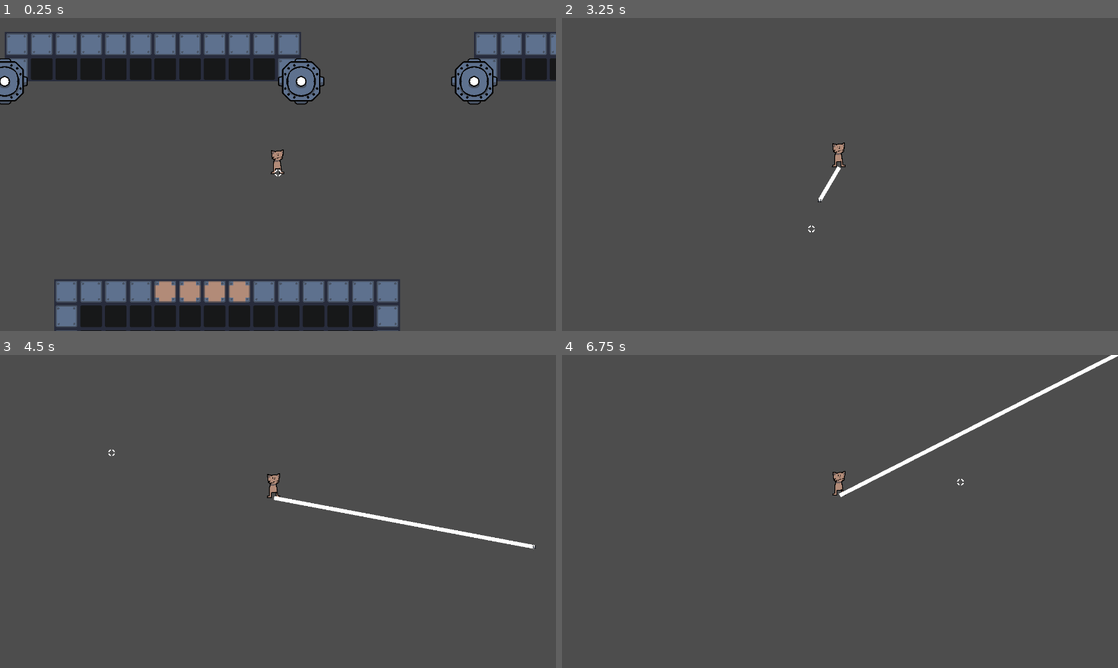
Above: before the commit, frames 1-4 (two rows, left to right).
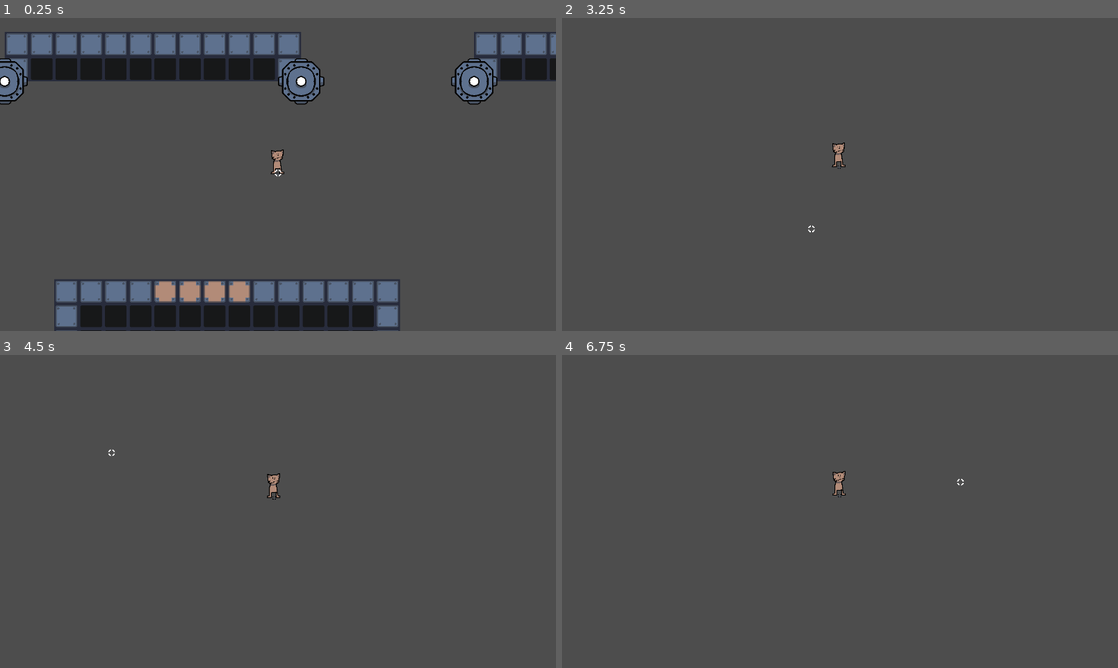
Above: after the commit, the same moments.

Repository: ToxicPoison/rocket-hand-hero
Game: Godot game, scene res://levels/test/test.tscn
Two runs of this game, one before a commit and one after it. Both use one fixed random seed, a clock stepped at 60 frames per second and the inputs below. The project has no main scene, so this scene is started directly.
Inputs (mouse positions are in pixels of both pictures, inside the frame that each line leads up to):
- Up to frame 1 (0.25 s): no input
- Up to frame 2 (3.25 s): move the mouse to (962, 158) at 0.52 s; press the mouse at (962, 158) at 0.53 s; right-click (962, 158) at 0.77 s; tap Middle mouse button (grapple, bound only before the commit) at 0.8, 1.35, 3.05 s; right-click (962, 158) at 1.07 s; move the mouse to (728, 190) at 1.27 s; release the mouse at (728, 190) at 1.28 s; right-click (728, 190) at 1.52 s; right-click (728, 190) at 1.55 s; right-click (728, 190) at 1.82 s; move the mouse to (895, 105) at 2.02 s; hold Right mouse button (jump) 2.03-2.78 s; click (895, 105) at 2.3 s; move the mouse to (812, 237) at 2.77 s; click (812, 237) at 2.85 s; right-click (812, 237) at 3.02 s
- Up to frame 3 (4.5 s): right-click (250, 574) at 3.32 s; move the mouse to (444, 558) at 3.52 s; hold Middle mouse button (grapple, bound only before the commit) 3.53-4.28 s; right-click (444, 558) at 3.77 s; right-click (444, 558) at 3.8 s; right-click (444, 558) at 4.07 s; move the mouse to (111, 464) at 4.27 s; click (111, 464) at 4.35 s
- Up to frame 4 (6.75 s): right-click (673, 464) at 4.52 s; right-click (673, 464) at 4.82 s; move the mouse to (867, 511) at 5.02 s; hold Middle mouse button (grapple, bound only before the commit) 5.03-5.78 s; move the mouse to (756, 433) at 5.77 s; right-click (756, 433) at 5.85 s; right-click (756, 433) at 6.02 s; right-click (756, 433) at 6.32 s; move the mouse to (962, 495) at 6.52 s; press the mouse at (962, 495) at 6.53 s

The runs differ from the first frame. In frame 1, less than 0.1% of the frame differs, in the area x 49-51%, y 49-51%; in frame 2, 0.1%; in frame 3, 0.6%; in frame 4, 0.8%, in the area x 49-100%, y 0-46%.

Commit message:
Grapple-hooking much improved, now you can SWING!
Grapple hook is no longer physics based.

Diff:
--- a/player/grapple.gd
+++ b/player/grapple.gd
@@ -3,50 +3,45 @@
 const HOOK_PATH := preload("res://player/grapple_hook.tscn")
 @onready var player := get_parent()
 @onready var line := $Line2D
+@onready var cursor = $"../Cursor/Area2D"
 
 var grapple_speed := 800.0
+var grapple_force := 6.0
+var friction := 0.99
 var jump_time_delay := 0.2
 var can_grapple := true
-var grapple_out := false
-var grapple_hooked := false
+const RANGE := 64.0 * 8.0
 
-var hook : Object = null
+var target : Object = null
 
 func _process(delta):
-	if Input.is_action_just_pressed("grapple") and can_grapple and !player.is_on_floor():
-		delete_hook()
-		shoot_grapple()
-	if !Input.is_action_pressed("grapple") and grapple_hooked and hook:
-		delete_hook()
+	if Input.is_action_just_pressed("grapple"):
+		if target == null:
+			for area in cursor.get_overlapping_areas():
+				if area.is_in_group("grappleable") and area.get_parent().position.distance_to(player.position) < RANGE:
+					grapple(area.get_parent())
+					break
+	if target and Input.is_action_just_released("grapple"):
+		unhook()
 
 func _physics_process(delta):
-	if grapple_out:
+	if target:
+		player.velocity += (target.position - player.position) * grapple_force * delta
+		player.velocity *= friction
 		line.visible = true
-		line.points[1] = hook.position - player.position
+		line.points[1] = target.position - player.position
 	else:
 		line.visible = false
+
+func grapple(obj):
+	target = obj
+	player.grappling = true
+
+func unhook():
+	target = null
+	player.grappling = false
 
 func jump_timer_start():
 	can_grapple = false
 	await get_tree().create_timer(jump_time_delay).timeout
 	can_grapple = true
-
-func shoot_grapple():
-	hook = HOOK_PATH.instantiate()
-	player.get_parent().add_child(hook)
-	hook.grapple = self
-	hook.set_deferred("position", player.position)
-	hook.set_deferred("linear_velocity", player.mpos.normalized() * grapple_speed + player.velocity)
-	hook.body_entered.connect(on_hook_contact)
-	grapple_out = true
-
-func on_hook_contact(body):
-	hook.set_deferred("freeze", true)
-	grapple_hooked = true
-
-func delete_hook():
-	if hook:
-		hook.queue_free()
-		hook = null
-	grapple_out = false
-	grapple_hooked = false
--- a/player/grapple_hook.gd
+++ b/player/grapple_hook.gd
@@ -1,4 +1,4 @@
-extends RigidBody2D
+extends Node2D
 
 var grapple : Object
 const LIFETIME := 3.0
--- a/player/grapple_hook.tscn
+++ b/player/grapple_hook.tscn
@@ -1,22 +1,11 @@
-[gd_scene load_steps=4 format=3 uid="uid://uxebm7i57bsp"]
+[gd_scene load_steps=3 format=3 uid="uid://uxebm7i57bsp"]
 
 [ext_resource type="Texture2D" uid="uid://dv1vmq0kt87ga" path="res://player/grapple.png" id="1_m5xd7"]
 [ext_resource type="Script" path="res://player/grapple_hook.gd" id="1_y2a8m"]
 
-[sub_resource type="RectangleShape2D" id="RectangleShape2D_b0nvq"]
-size = Vector2(10, 10)
-
-[node name="GrappleHook" type="RigidBody2D"]
+[node name="GrappleHook" type="Node2D"]
 texture_filter = 1
-collision_layer = 2
-collision_mask = 2
-continuous_cd = 1
-max_contacts_reported = 1
-contact_monitor = true
 script = ExtResource("1_y2a8m")
-
-[node name="CollisionShape2D" type="CollisionShape2D" parent="."]
-shape = SubResource("RectangleShape2D_b0nvq")
 
 [node name="Grapple" type="Sprite2D" parent="."]
 texture = ExtResource("1_m5xd7")
--- a/player/player.gd
+++ b/player/player.gd
@@ -24,10 +24,10 @@
 
 func _physics_process(delta):
 	# Add the gravity.
-	if not is_on_floor() and not flying and not grappling:
+	if not is_on_floor() and !flying:
 		velocity.y += gravity * delta
 
-	if Input.is_action_pressed("jump") and is_on_floor(): #..... and ($Grapple and !$Grapple.grapple_out)
+	if Input.is_action_pressed("jump") and is_on_floor() and !grappling:
 		velocity.y = -JUMP_VELOCITY
 		if $Rocket:
 			$Rocket.jump_timer_start()
--- a/player/player.tscn
+++ b/player/player.tscn
@@ -1,10 +1,11 @@
-[gd_scene load_steps=8 format=3 uid="uid://dbs4185ihbvwl"]
+[gd_scene load_steps=9 format=3 uid="uid://dbs4185ihbvwl"]
 
 [ext_resource type="Script" path="res://player/player.gd" id="1_6tb6q"]
 [ext_resource type="Texture2D" uid="uid://qjmndbkufmvw" path="res://player/player.png" id="1_7tm1o"]
 [ext_resource type="Texture2D" uid="uid://bdxja4pg44rhg" path="res://player/crosshair.png" id="2_0p77d"]
 [ext_resource type="Script" path="res://player/rocket.gd" id="2_mt6ie"]
 [ext_resource type="Script" path="res://player/grapple.gd" id="5_aa6iw"]
+[ext_resource type="Texture2D" uid="uid://dv1vmq0kt87ga" path="res://player/grapple.png" id="6_it2xr"]
 
 [sub_resource type="RectangleShape2D" id="RectangleShape2D_h7w6t"]
 size = Vector2(25, 54)
@@ -44,5 +45,8 @@
 [node name="Grapple" type="Node2D" parent="."]
 script = ExtResource("5_aa6iw")
 
+[node name="Grapple2" type="Sprite2D" parent="Grapple"]
+texture = ExtResource("6_it2xr")
+
 [node name="Line2D" type="Line2D" parent="Grapple"]
 points = PackedVector2Array(0, 0, 0, 0)
--- a/player/rocket.gd
+++ b/player/rocket.gd
@@ -12,7 +12,7 @@
 var smoothing = 0.05
 
 func _physics_process(delta):
-	if can_fire and !player.is_on_floor() and Input.is_action_pressed("fire"):
+	if can_fire and !player.is_on_floor() and Input.is_action_pressed("fire") and !player.grappling:
 		if force < MAX_FORCE:
 			force += delta * acceleration
 			if force > MAX_FORCE: force = MAX_FORCE
--- a/project.godot
+++ b/project.godot
@@ -29,7 +29,7 @@
 }
 jump={
 "deadzone": 0.5,
-"events": [Object(InputEventMouseButton,"resource_local_to_s …(136 unchanged characters)… alse,"button_mask":2,"position":Vector2(211, 8),"global_position":Vector2(215, 51),"factor":1.0,"button_index":2,"canceled":false,"pressed":true,"double_click":false,"script":null)
+"events": [Object(InputEventMouseButton,"resource_local_to_s …(136 unchanged characters)… alse,"button_mask":2,"position":Vector2(118, 16),"global_position":Vector2(122, 59),"factor":1.0,"button_index":2,"canceled":false,"pressed":true,"double_click":false,"script":null)
 ]
 }
 walk={
@@ -39,7 +39,7 @@
 }
 grapple={
 "deadzone": 0.5,
-"events": [Object(InputEventMouseButton,"resource_local_to_s …(115 unchanged characters)… alse,"meta_pressed":false,"button_mask":4,"position":Vector2(171, 4),"global_position":Vector2(175, 47),"factor":1.0,"button_index":3,"canceled":false,"pressed":true,"double_click":false,"script":null)
+"events": [Object(InputEventMouseButton,"resource_local_to_s …(115 unchanged characters)… alse,"meta_pressed":false,"button_mask":1,"position":Vector2(101, 10),"global_position":Vector2(105, 53),"factor":1.0,"button_index":1,"canceled":false,"pressed":true,"double_click":false,"script":null)
 ]
 }
 
